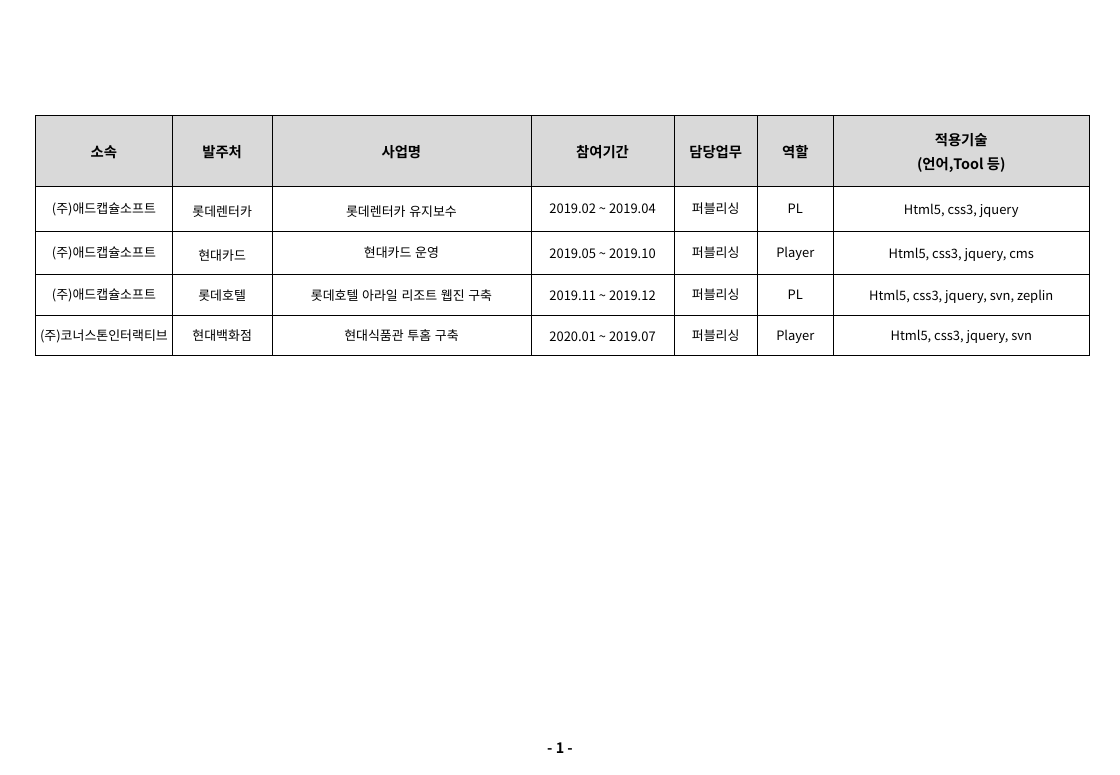
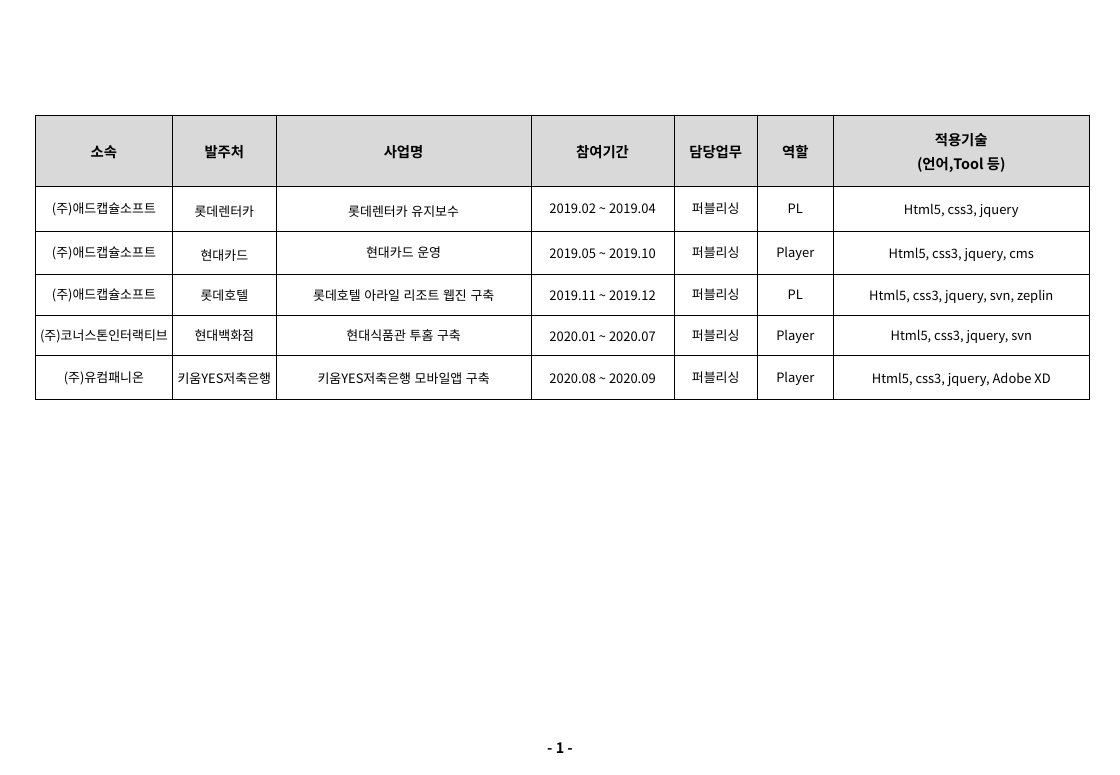
Before and after one commit to creamchu/portfolio, a slide deck: slide 2 of download/career_introduction.pptx. Drawn at 1120x775 pixels with LibreOffice and Linux fonts; fonts in the diff are those of the drawing; background and template pictures are left out. Boxes give left, top, right and bottom in pixels: in the first picture for what was removed or moved away, otherwise in the second. Text is boxed around its words. In the diff, an @@ line names an element or a change of style, - is before the commit and + after.

```diff
--- a/download/career_introduction.pptx
+++ b/download/career_introduction.pptx
@@ table at [35,115,1089,396] @@
-row 5: (주)코너스톤인터랙티브 | 현대백화점 | 현대식품관 투홈 구축 | 2020.01 ~ 2019.07 | 퍼블리싱 | Player | Html5, css3, jquery, svn
+row 5: (주)코너스톤인터랙티브 | 현대백화점 | 현대식품관 투홈 구축 | 2020.01 ~ 2020.07 | 퍼블리싱 | Player | Html5, css3, jquery, svn
+row 6: (주)유컴패니온 | 키움YES저축은행 | 키움YES저축은행 모바일앱 구축 | 2020.08 ~ 2020.09 | 퍼블리싱 | Player | Html5, css3, jquery, Adobe XD
```
Also in this commit, not shown: 3 other files.
